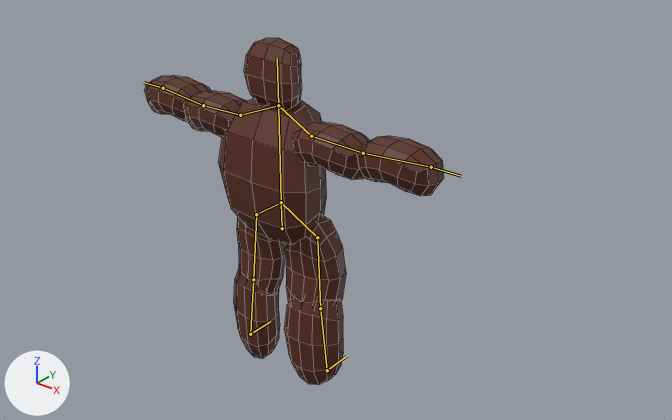
Renders of the Blender file models/player.blend from each side of a commit.
Rendered twice from a camera (50 mm lens) standing at (2.01, -2.21, 1.89) and looking at (0.15, 0.12, 0.45). Arrows for +X, +Y and +Z are at lower left; the lights stay in place. The bones that bend it are drawn over the model as lines. Mesh edges are drawn as thin lines.
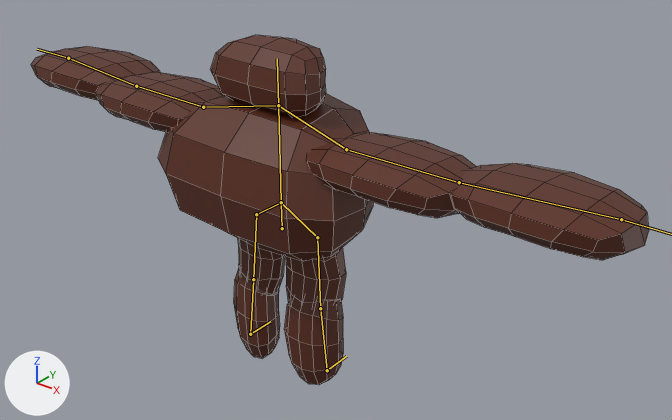
The newer file adds an action. The first version stands in its rest pose; the second is drawn at frame 48 of the action 'Bloat'.

Where the change shows, as pixel boxes (x1, y1, x2, y2) in the pictures (672 x 420 px):
'Cube', posed (106% wider)
    before: (144, 38, 444, 385)
    after: (31, 35, 649, 385)

The change in detail:
Bone 'torso' (bone_torso) is rescaled from (1.0, 1.0, 1.0) to (2.0, 1.0, 2.0).
